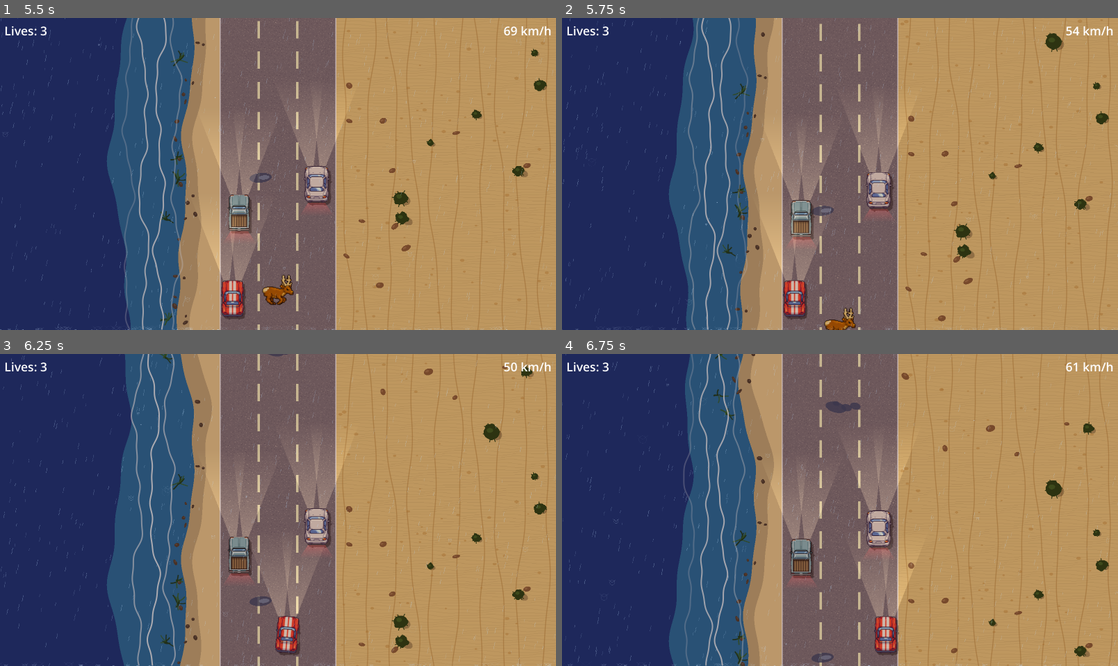
Above: before the commit, frames 1-4 (two rows, left to right).
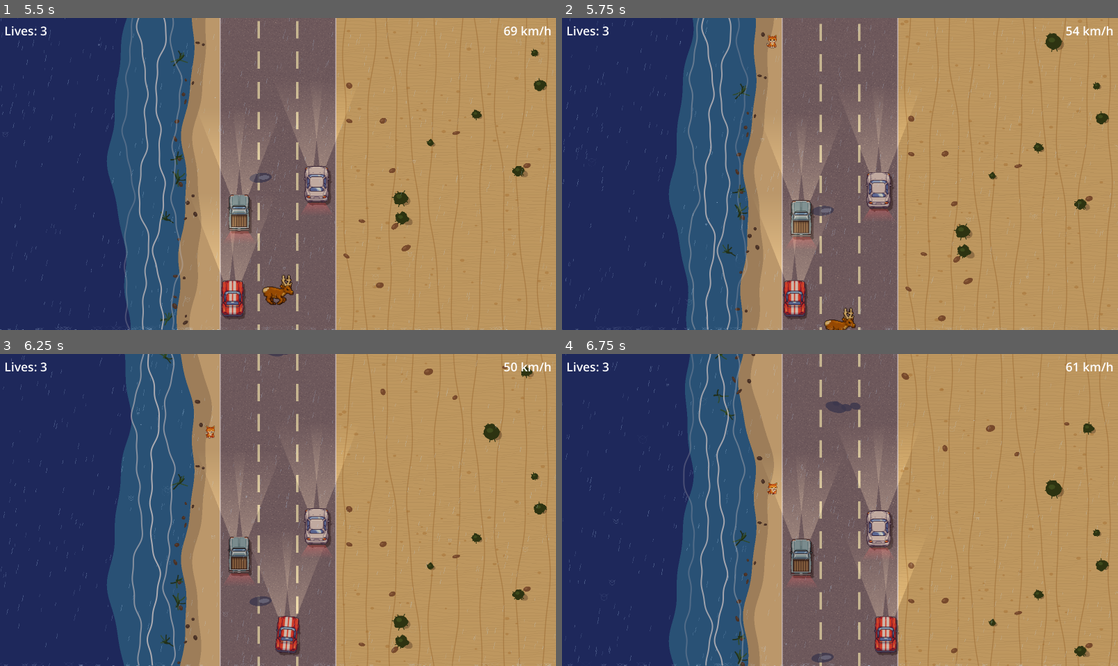
Above: after the commit, the same moments.

Repository: Antonio-Ingegnere/road-race
Game: Godot game, scene res://scenes/main.tscn
Same seed, same stepped clock (60 frames per second), same inputs: the game is played once before the commit and once after it.
Inputs:
- Up to frame 1 (5.5 s): tap Enter at 0.5 s; hold Right (ui_right) 0.53-1.28 s; hold Down (ui_down) 1.28-2.03 s; hold Right (ui_right) 2.03-2.78 s; hold Up (ui_up) 2.78-3.53 s; hold Left (ui_left) 3.53-5.03 s; hold Down (ui_down) from 5.03 s (still down)
- Up to frame 2 (5.75 s): keep holding Down (ui_down)
- Up to frame 3 (6.25 s): release Down (ui_down) at 5.78 s; hold Right (ui_right) from 5.78 s (still down)
- Up to frame 4 (6.75 s): release Right (ui_right) at 6.53 s; hold Up (ui_up) from 6.53 s (still down)

Frame 1 is identical in both runs. In frame 2, less than 0.1% of the frame differs, in the area x 36-39%, y 5-10%; in frame 3, less than 0.1%; in frame 4, less than 0.1%.

Commit message:
Add cat roadside scenario with sitting, running, and hit-blink behaviour
- Cats spawn on both roadsides, sit and play licking animation, then run
  across the road with 80% probability
- Only the player's car can trigger a hit; no lives lost — cat blinks and
  bolts across at 2.5× speed for 3 s then despawns
- Obstacle cars pass through cats unaffected
- Cat scale set to 0.75× (48×48 px display)

Co-Authored-By: Claude Sonnet 4.6 <noreply@anthropic.com>

Diff:
--- a/scenes/main.tscn
+++ b/scenes/main.tscn
@@ -11,6 +11,7 @@
 [ext_resource type="Script" uid="uid://b4duri7rxmfae" path="res://scripts/puddle_manager.gd" id="9_puddlescr"]
 [ext_resource type="Script" uid="uid://b2voxne02v30w" path="res://scripts/elk_manager.gd" id="10_elkscr"]
 [ext_resource type="Script" uid="uid://dtxqg0hr8vgp" path="res://scripts/settings_menu.gd" id="11_settingsscr"]
+[ext_resource type="Script" uid="uid://b3c4tm4n4g5r" path="res://scripts/cat_manager.gd" id="12_catscr"]
 
 [node name="Main" type="Node2D" unique_id=722060991]
 script = ExtResource("1_mainscr")
@@ -23,6 +24,9 @@
 
 [node name="ElkManager" type="Node2D" parent="." unique_id=999111000]
 script = ExtResource("10_elkscr")
+
+[node name="CatManager" type="Node2D" parent="." unique_id=222444666]
+script = ExtResource("12_catscr")
 
 [node name="ObstacleManager" type="Node2D" parent="." unique_id=1825455420]
 script = ExtResource("3_obsscr")
--- /dev/null
+++ b/scripts/cat_manager.gd
@@ -0,0 +1,191 @@
+extends Node2D
+
+const STATE_SITTING  := 0
+const STATE_RUNNING  := 1
+const STATE_BLINKING := 2
+
+const ROAD_LEFT  := 760.0
+const ROAD_RIGHT := 1160.0
+
+const SIT_FRAME_W  := 64
+const SIT_FRAME_H  := 64
+const WALK_FRAME_W := 64
+const WALK_FRAME_H := 63
+const CAT_SCALE    := 0.75
+
+const SITTING_FRAMES := 10
+const WALKING_FRAMES := 9
+const SITTING_FPS    := 7.0
+const WALKING_FPS    := 10.0
+
+const SIDE_OFFSET_MIN := 10.0
+const SIDE_OFFSET_MAX := 25.0
+
+const CAT_RUN_SPEED      := 220.0
+const BLINK_SPEED_MUL    := 2.5
+const SPAWN_INTERVAL := 5.5
+const RUN_CHANCE     := 0.80
+const BLINK_DURATION := 3.0
+const BLINK_HALF     := 0.12
+
+# Collision half-extents
+const CAT_HIT_HW := 22.0
+const CAT_HIT_HH := 22.0
+const CAR_VIS_HW := 40.0
+const CAR_VIS_HH := 64.0
+
+var _tex_sit:  Texture2D
+var _tex_walk: Texture2D
+var _cats: Array = []
+var _spawn_timer := 0.0
+var _car: Node2D
+
+
+func _ready() -> void:
+	_car      = get_parent().get_node("Car")
+	_tex_sit  = load("res://assets/CatOnaRoad_x64_animated-Sheet.png")
+	_tex_walk = load("res://assets/WalkingCat-x64_animated-Sheet.png")
+
+
+func _process(delta: float) -> void:
+	var road_scroll: float = _car.speed_kmh * _car.KMH_TO_PXS * delta
+	var screen_h: float    = get_viewport_rect().size.y
+
+	for cat in _cats:
+		cat["pos"] = cat["pos"] + Vector2(0.0, road_scroll)
+		_update_cat(cat, delta)
+
+	var half_h: float = SIT_FRAME_H * CAT_SCALE * 0.5
+	_cats = _cats.filter(func(c) -> bool:
+		return c["pos"].y < screen_h + half_h and not c["despawn"]
+	)
+
+	_spawn_timer += delta
+	if _spawn_timer >= SPAWN_INTERVAL:
+		_spawn_timer = 0.0
+		_spawn()
+
+	queue_redraw()
+
+
+func _update_cat(cat: Dictionary, delta: float) -> void:
+	match cat["state"]:
+		STATE_SITTING:
+			cat["anim_timer"] += delta
+			if cat["anim_timer"] >= 1.0 / SITTING_FPS:
+				cat["anim_timer"] -= 1.0 / SITTING_FPS
+				cat["frame"] = (cat["frame"] + 1) % SITTING_FRAMES
+			cat["sit_timer"] -= delta
+			if cat["sit_timer"] <= 0.0:
+				if randf() < RUN_CHANCE:
+					cat["state"]      = STATE_RUNNING
+					cat["frame"]      = 0
+					cat["anim_timer"] = 0.0
+				else:
+					cat["sit_timer"] = 999.0  # won't run, scrolls off naturally
+
+		STATE_RUNNING:
+			cat["anim_timer"] += delta
+			if cat["anim_timer"] >= 1.0 / WALKING_FPS:
+				cat["anim_timer"] -= 1.0 / WALKING_FPS
+				cat["frame"] = (cat["frame"] + 1) % WALKING_FRAMES
+
+			cat["pos"].x += cat["run_dir"] * CAT_RUN_SPEED * delta
+
+			if _car.is_processing():
+				_check_collision(cat)
+
+			var hw: float = WALK_FRAME_W * CAT_SCALE * 0.5
+			if cat["run_dir"] > 0 and cat["pos"].x > ROAD_RIGHT + SIDE_OFFSET_MAX + hw:
+				cat["despawn"] = true
+			elif cat["run_dir"] < 0 and cat["pos"].x < ROAD_LEFT - SIDE_OFFSET_MAX - hw:
+				cat["despawn"] = true
+
+		STATE_BLINKING:
+			cat["anim_timer"] += delta
+			if cat["anim_timer"] >= 1.0 / WALKING_FPS:
+				cat["anim_timer"] -= 1.0 / WALKING_FPS
+				cat["frame"] = (cat["frame"] + 1) % WALKING_FRAMES
+
+			cat["pos"].x += cat["run_dir"] * CAT_RUN_SPEED * BLINK_SPEED_MUL * delta
+
+			cat["blink_timer"] -= delta
+			if cat["blink_timer"] <= 0.0:
+				cat["despawn"] = true
+
+			var hw: float = WALK_FRAME_W * CAT_SCALE * 0.5
+			if cat["run_dir"] > 0 and cat["pos"].x > ROAD_RIGHT + SIDE_OFFSET_MAX + hw:
+				cat["despawn"] = true
+			elif cat["run_dir"] < 0 and cat["pos"].x < ROAD_LEFT - SIDE_OFFSET_MAX - hw:
+				cat["despawn"] = true
+
+
+func _check_collision(cat: Dictionary) -> void:
+	var cp: Vector2  = _car.position
+	var op: Vector2  = cat["pos"]
+	if abs(cp.x - op.x) < CAR_VIS_HW + CAT_HIT_HW \
+			and abs(cp.y - op.y) < CAR_VIS_HH + CAT_HIT_HH:
+		cat["state"]       = STATE_BLINKING
+		cat["blink_timer"] = BLINK_DURATION
+
+
+func _spawn() -> void:
+	var right := bool(randi() % 2)
+	var offset: float = randf_range(SIDE_OFFSET_MIN, SIDE_OFFSET_MAX)
+	var hw: float     = SIT_FRAME_W * CAT_SCALE * 0.5
+	var x: float      = ROAD_RIGHT + offset + hw if right else ROAD_LEFT - offset - hw
+	var run_dir: float = -1.0 if right else 1.0
+	_cats.append({
+		"pos":        Vector2(x, -SIT_FRAME_H * CAT_SCALE * 0.5),
+		"right":      right,
+		"run_dir":    run_dir,
+		"state":      STATE_SITTING,
+		"frame":      0,
+		"anim_timer": 0.0,
+		"sit_timer":  randf_range(0.8, 2.5),
+		"blink_timer": 0.0,
+		"despawn":    false,
+	})
+
+
+func _draw() -> void:
+	for cat in _cats:
+		if cat["despawn"]:
+			continue
+
+		var state: int = cat["state"]
+
+		if state == STATE_BLINKING:
+			var visible_now: bool = fmod(cat["blink_timer"], BLINK_HALF * 2.0) >= BLINK_HALF
+			if not visible_now:
+				continue
+
+		# Left-side cat (right=false) faces road → right (+scale)
+		# Right-side cat (right=true) faces road → left (-scale)
+		# Running: sign matches run_dir
+		# Both sprites face left naturally.
+		# Sitting: left-side cat (right=false) must face right → flip; right-side → no flip.
+		# Running/blinking: face the direction of travel.
+		var sx: float
+		if state == STATE_SITTING:
+			sx = CAT_SCALE if cat["right"] else -CAT_SCALE
+		else:
+			sx = -CAT_SCALE * cat["run_dir"]
+
+		draw_set_transform(cat["pos"], 0.0, Vector2(sx, CAT_SCALE))
+
+		match state:
+			STATE_SITTING:
+				draw_texture_rect_region(
+					_tex_sit,
+					Rect2(-SIT_FRAME_W * 0.5, -SIT_FRAME_H * 0.5, SIT_FRAME_W, SIT_FRAME_H),
+					Rect2(cat["frame"] * SIT_FRAME_W, 0, SIT_FRAME_W, SIT_FRAME_H)
+				)
+			STATE_RUNNING, STATE_BLINKING:
+				draw_texture_rect_region(
+					_tex_walk,
+					Rect2(-WALK_FRAME_W * 0.5, -WALK_FRAME_H * 0.5, WALK_FRAME_W, WALK_FRAME_H),
+					Rect2(cat["frame"] * WALK_FRAME_W, 0, WALK_FRAME_W, WALK_FRAME_H)
+				)
+
+	draw_set_transform(Vector2.ZERO)
--- a/scripts/main.gd
+++ b/scripts/main.gd
@@ -50,6 +50,7 @@
 		$Car.set_process(false)
 		$ObstacleManager.stop()
 		$ElkManager.set_process(false)
+		$CatManager.set_process(false)
 		$GameOverlay.visible = true
 	else:
 		_blink_timer = BLINK_DURATION
Binary file added: assets/CatOnaRoad_x64_animated-Sheet.png
Not shown, added: assets/CatOnaRoad_x64_animated-Sheet.png.import
Binary file added: assets/WalkingCat-x64_animated-Sheet.png
Not shown, added: assets/WalkingCat-x64_animated-Sheet.png.import
Not shown, added: scripts/cat_manager.gd.uid
